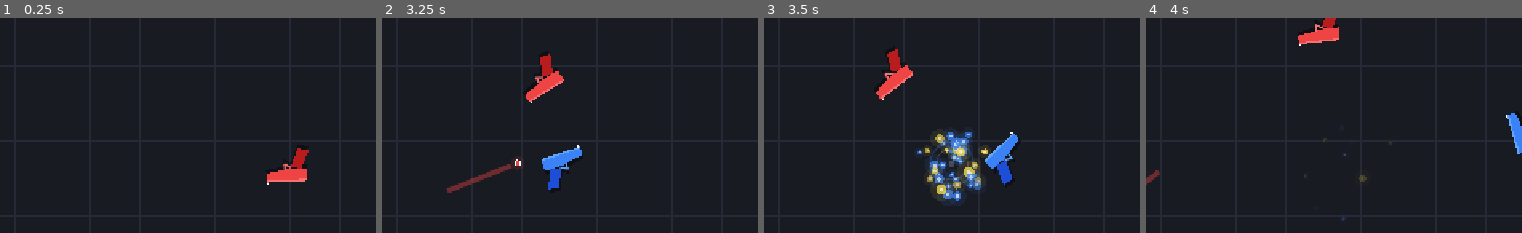
Above: before the commit, frames 1-4 (left to right).
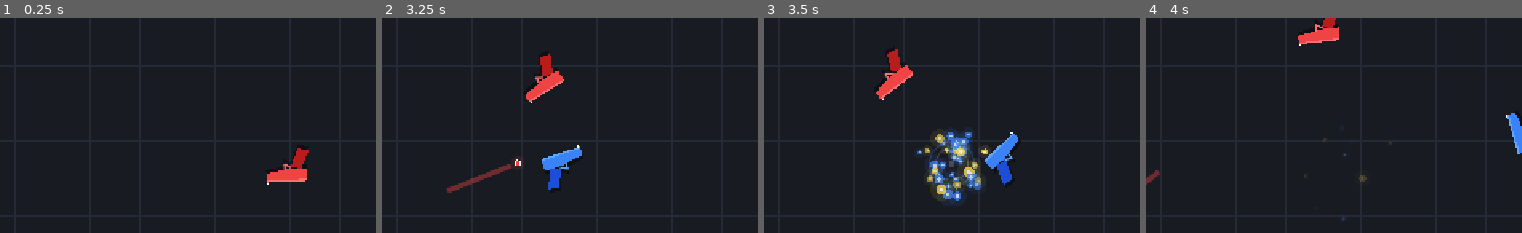
Above: after the commit, the same moments.

Repository: iamsaaddar/RecoilArena
Game: Godot game, scene res://scenes/main/Main.tscn
The game is run twice, just before and just after one commit, with the same random seed, the same clock (stepped at 60 frames per second) and the same inputs.
Inputs:
- Up to frame 1 (0.25 s): no input
- Up to frame 2 (3.25 s): tap A (player_1_shoot) at 0.6, 2.1 s; hold Left 1.28-2.03 s; tap L (player_2_shoot) at 1.35, 2.85 s
- Up to frame 3 (3.5 s): no input
- Up to frame 4 (4 s): hold Left from 3.53 s (still down); tap A (player_1_shoot) at 3.6 s
The pictures show only the part of the screen within x 35-85%, y 17-67%; the shares and areas given below are measured in that part.

Frames 1-2 are identical in both runs. In frame 3, 0.1% of the frame differs, in the area x 43-57%, y 59-79%; in frame 4, nothing differs.

Commit message:
Add round-ending elimination effects
On player elimination, show an enhanced burst, lock both guns, cancel active bullets, and announce the winner in the HUD.

Diff:
--- a/scripts/effects/HitSpark.gd
+++ b/scripts/effects/HitSpark.gd
@@ -3,26 +3,30 @@
 ## Chunky radial hit burst inspired by the sample HTML's 40-particle explosion.
 
 @export var effect_color := Color("60a5fa")
+@export var is_elimination := false
 
 const PARTICLE_COUNT := 40
 const LIFETIME_MIN := 0.3
 const LIFETIME_MAX := 0.8
 const SPEED_MIN := 80.0
 const SPEED_MAX := 500.0
+const ELIMINATION_LIFETIME := 1.15
 
 var _particles: Array[Dictionary] = []
 var _elapsed := 0.0
 var _rng := RandomNumberGenerator.new()
+var _shards: Array[Dictionary] = []
 
 
 func _ready() -> void:
 	_rng.randomize()
-	for index in range(PARTICLE_COUNT):
+	var count := 64 if is_elimination else PARTICLE_COUNT
+	for index in range(count):
 		var angle := _rng.randf_range(0.0, TAU)
 		var direction := Vector2.RIGHT.rotated(angle)
-		var speed := _rng.randf_range(SPEED_MIN, SPEED_MAX)
+		var speed := _rng.randf_range(130.0, 680.0) if is_elimination else _rng.randf_range(SPEED_MIN, SPEED_MAX)
 		var particle_color := effect_color if _rng.randf() > 0.3 else Color("fde047")
-		var lifetime := _rng.randf_range(LIFETIME_MIN, LIFETIME_MAX)
+		var lifetime := _rng.randf_range(0.65, ELIMINATION_LIFETIME) if is_elimination else _rng.randf_range(LIFETIME_MIN, LIFETIME_MAX)
 		_particles.append({
 			"position": Vector2.ZERO,
 			"velocity": direction * speed,
@@ -31,6 +35,16 @@
 			"age": 0.0,
 			"color": particle_color,
 		})
+	if is_elimination:
+		for index in range(14):
+			var angle := _rng.randf_range(0.0, TAU)
+			_shards.append({
+				"position": Vector2.ZERO,
+				"velocity": Vector2.RIGHT.rotated(angle) * _rng.randf_range(180.0, 560.0),
+				"rotation": _rng.randf_range(0.0, TAU),
+				"spin": _rng.randf_range(-12.0, 12.0),
+				"size": _rng.randf_range(5.0, 13.0),
+			})
 
 
 func _process(delta: float) -> void:
@@ -43,19 +57,27 @@
 		particle["age"] += delta
 		particle["position"] += particle["velocity"] * delta
 		particle["velocity"] *= pow(0.92, delta * 60.0)
-	if not has_live_particles:
+	for shard in _shards:
+		shard["position"] += shard["velocity"] * delta
+		shard["velocity"] *= pow(0.90, delta * 60.0)
+		shard["rotation"] += shard["spin"] * delta
+	if not has_live_particles and (not is_elimination or _elapsed >= ELIMINATION_LIFETIME):
 		queue_free()
 		return
 	queue_redraw()
 
 
 func _draw() -> void:
-	var ring_progress := clampf(_elapsed / 0.24, 0.0, 1.0)
+	var ring_duration := 0.62 if is_elimination else 0.24
+	var ring_progress := clampf(_elapsed / ring_duration, 0.0, 1.0)
 	var ring_alpha := 1.0 - ring_progress
-	var ring_radius := lerpf(5.0, 48.0, ring_progress)
-	draw_circle(Vector2.ZERO, lerpf(12.0, 2.0, ring_progress), Color(1.0, 1.0, 1.0, ring_alpha * 0.65))
-	draw_arc(Vector2.ZERO, ring_radius, 0.0, TAU, 48, Color(effect_color, ring_alpha * 0.9), lerpf(5.0, 1.0, ring_progress), true)
-	draw_arc(Vector2.ZERO, ring_radius * 0.72, 0.0, TAU, 48, Color(1.0, 1.0, 1.0, ring_alpha * 0.55), 1.5, true)
+	var ring_radius := lerpf(8.0, 150.0 if is_elimination else 48.0, ring_progress)
+	draw_circle(Vector2.ZERO, lerpf(25.0 if is_elimination else 12.0, 2.0, ring_progress), Color(1.0, 1.0, 1.0, ring_alpha * (0.9 if is_elimination else 0.65)))
+	draw_arc(Vector2.ZERO, ring_radius, 0.0, TAU, 64, Color(effect_color, ring_alpha * 0.95), lerpf(11.0 if is_elimination else 5.0, 1.0, ring_progress), true)
+	draw_arc(Vector2.ZERO, ring_radius * 0.72, 0.0, TAU, 64, Color(1.0, 1.0, 1.0, ring_alpha * 0.65), 2.5 if is_elimination else 1.5, true)
+	if is_elimination and _elapsed < 0.16:
+		var flash := 1.0 - _elapsed / 0.16
+		draw_circle(Vector2.ZERO, lerpf(12.0, 76.0, 1.0 - flash), Color(1.0, 1.0, 1.0, flash * 0.8))
 
 	for particle in _particles:
 		var age: float = particle["age"]
@@ -70,3 +92,14 @@
 		draw_circle(particle_position, radius * 2.2, Color(particle_color, fade * 0.12))
 		draw_circle(particle_position, radius, Color(particle_color, fade))
 		draw_circle(particle_position, radius * 0.42, Color(1.0, 1.0, 1.0, fade * 0.9))
+	for shard in _shards:
+		var shard_position: Vector2 = shard["position"]
+		var shard_rotation: float = shard["rotation"]
+		var size: float = shard["size"]
+		var direction := Vector2.RIGHT.rotated(shard_rotation)
+		draw_colored_polygon(PackedVector2Array([
+			shard_position + direction * size,
+			shard_position + direction.rotated(2.5) * size * 0.55,
+			shard_position - direction * size * 0.7,
+			shard_position + direction.rotated(-2.2) * size * 0.45,
+		]), effect_color)
--- a/scripts/player/Gun.gd
+++ b/scripts/player/Gun.gd
@@ -27,6 +27,7 @@
 var active_bullet: Node2D
 var hit_count := 0
 var is_eliminated := false
+var _round_locked := false
 var _velocity := Vector2.ZERO
 var _angular_velocity := 0.0
 var _base_spin := 0.8
@@ -47,11 +48,15 @@
 
 
 func _process(_delta: float) -> void:
-	if not is_eliminated and not fire_action.is_empty() and Input.is_action_just_pressed(fire_action):
+	if not is_eliminated and not _round_locked and not fire_action.is_empty() and Input.is_action_just_pressed(fire_action):
 		_try_fire()
 
 
 func _physics_process(delta: float) -> void:
+	if _round_locked or is_eliminated:
+		_velocity = Vector2.ZERO
+		_angular_velocity = 0.0
+		return
 	var dt := minf(delta, 0.05)
 	_velocity.y += GRAVITY * dt
 	_velocity *= AIR_DRAG
@@ -120,6 +125,15 @@
 		active_bullet = null
 
 
+func set_round_locked(locked: bool) -> void:
+	_round_locked = locked
+	if locked:
+		_velocity = Vector2.ZERO
+		_angular_velocity = 0.0
+		set_process(false)
+		set_physics_process(false)
+
+
 func _ensure_fire_action() -> void:
 	if InputMap.has_action(fire_action):
 		return
--- a/scripts/projectiles/Bullet.gd
+++ b/scripts/projectiles/Bullet.gd
@@ -76,3 +76,7 @@
 	_is_finished = true
 	finished.emit(self, shooter)
 	queue_free()
+
+
+func cancel() -> void:
+	_finish()
--- a/scripts/systems/Arena.gd
+++ b/scripts/systems/Arena.gd
@@ -22,6 +22,8 @@
 
 var _projectiles: Node2D
 var _health_hud: HealthHUD
+var _guns: Array[ArenaGun] = []
+var _round_over := false
 
 
 func _ready() -> void:
@@ -49,7 +51,9 @@
 	gun.starting_rotation_degrees = start_angle
 	gun.position = spawn_position
 	gun.shot_requested.connect(_on_shot_requested)
+	gun.eliminated.connect(_on_player_eliminated)
 	add_child(gun)
+	_guns.append(gun)
 
 
 func _on_shot_requested(gun: ArenaGun, muzzle_position: Vector2, shot_direction: Vector2) -> void:
@@ -73,7 +77,7 @@
 	impact_direction: Vector2,
 	_impact_position: Vector2
 ) -> void:
-	if not is_instance_valid(target) or not is_instance_valid(shooter):
+	if _round_over or not is_instance_valid(target) or not is_instance_valid(shooter):
 		return
 	target.receive_hit(impact_direction)
 	_health_hud.update_health(target.player_id, target.hit_count, target.gun_color)
@@ -89,6 +93,35 @@
 		target.hit_count,
 		ArenaGun.HITS_TO_ELIMINATE
 	])
+
+
+func _on_player_eliminated(gun: ArenaGun) -> void:
+	if _round_over:
+		return
+	var burst := HIT_SPARK_SCENE.instantiate() as HitSpark
+	burst.effect_color = gun.gun_color
+	burst.is_elimination = true
+	burst.global_position = gun.global_position
+	add_child(burst)
+	gun.visible = false
+	gun.collision_layer = 0
+	gun.collision_mask = 0
+	var winner_id := 2 if gun.player_id == 1 else 1
+	_end_round(winner_id)
+
+
+func _end_round(winner_id: int) -> void:
+	if _round_over:
+		return
+	_round_over = true
+	for gun in _guns:
+		if is_instance_valid(gun):
+			gun.set_round_locked(true)
+	for projectile in _projectiles.get_children():
+		if projectile is ArenaBullet:
+			projectile.cancel()
+	_health_hud.announce_winner(winner_id)
+	print("ROUND OVER: Player %d wins" % winner_id)
 
 
 func _draw() -> void:
--- a/scripts/systems/HealthHUD.gd
+++ b/scripts/systems/HealthHUD.gd
@@ -14,6 +14,7 @@
 var _colors := {1: Color("3b82f6"), 2: Color("ef4444")}
 var _animations := {1: -1.0, 2: -1.0}
 var _draw_layer: Control
+var _winner_text := ""
 
 
 func _ready() -> void:
@@ -36,6 +37,11 @@
 	_draw_layer.queue_redraw()
 
 
+func announce_winner(player_id: int) -> void:
+	_winner_text = "PLAYER %d WINS" % player_id
+	_draw_layer.queue_redraw()
+
+
 func _process(delta: float) -> void:
 	var needs_redraw := false
 	for player_id in [1, 2]:
@@ -53,6 +59,9 @@
 	var total_width := SEGMENT_COUNT * SEGMENT_WIDTH + (SEGMENT_COUNT - 1) * SEGMENT_GAP
 	_draw_player(1, Vector2(LEFT_MARGIN, TOP_MARGIN), font)
 	_draw_player(2, Vector2(1280.0 - LEFT_MARGIN - total_width, TOP_MARGIN), font)
+	if not _winner_text.is_empty():
+		var text_size := font.get_string_size(_winner_text, HORIZONTAL_ALIGNMENT_LEFT, -1, 30)
+		_draw_layer.draw_string(font, Vector2((1280.0 - text_size.x) * 0.5, 54.0), _winner_text, HORIZONTAL_ALIGNMENT_LEFT, -1, 30, Color("f8fafc"))
 
 
 func _draw_player(player_id: int, origin: Vector2, font: Font) -> void:
